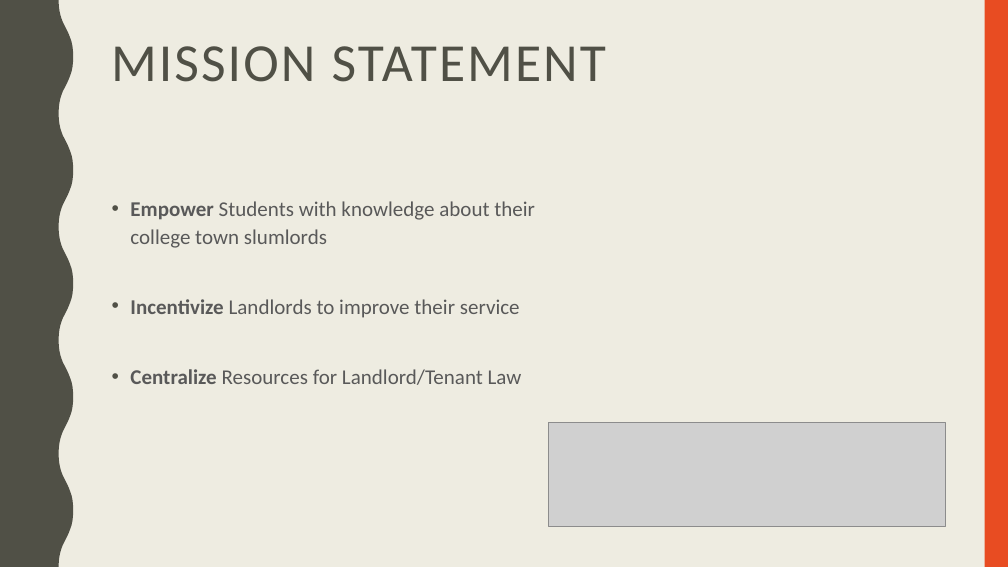
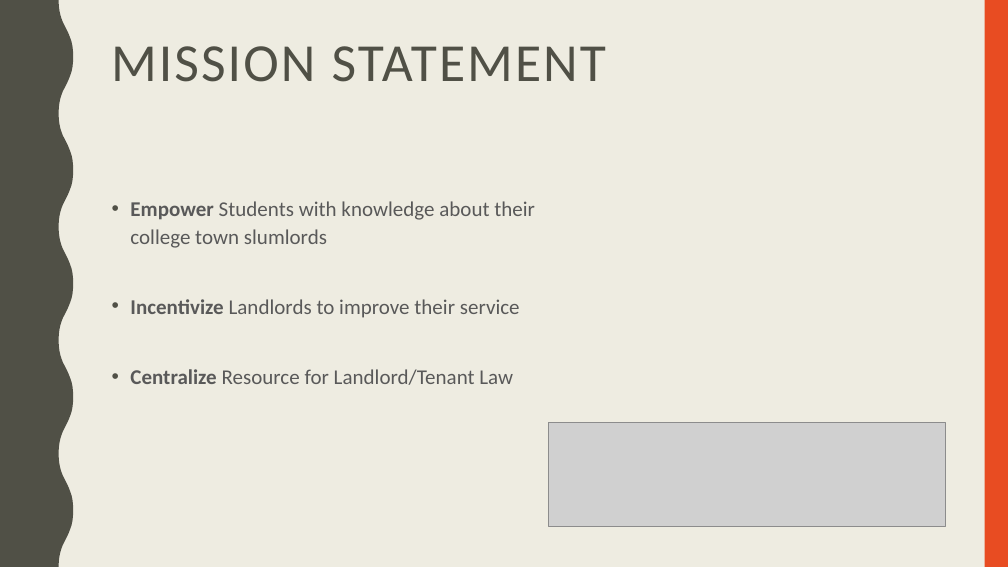
Before and after one commit to magabrin/cs1530-Rate-My-Slumlord, a slide deck: slide 4 of RateMySlumlord-FinalDemo.pptx. Drawn at 1008x567 pixels with LibreOffice and Linux fonts; fonts in the diff are those of the drawing; grey boxes stand for pictures. Boxes give left, top, right and bottom in pixels: in the first picture for what was removed or moved away, otherwise in the second. Text is boxed around its words. In the diff, an @@ line names an element or a change of style, - is before the commit and + after.

```diff
--- a/RateMySlumlord-FinalDemo.pptx
+++ b/RateMySlumlord-FinalDemo.pptx
@@ text at box(130, 369, 513, 385): text changed @@
-• Centralize Resources for Landlord/Tenant Law
+• Centralize Resource for Landlord/Tenant Law
```
Also in this commit, not shown: 3 other slides changed, 3 slides removed.
